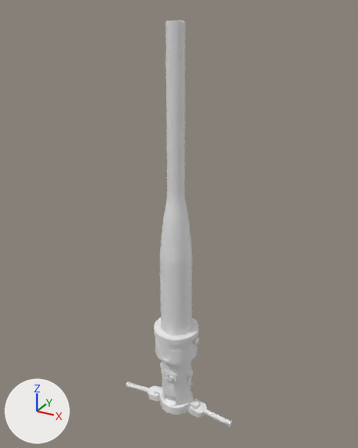
An edit to the Blender file Blender/submarine/periskop/periskop.blend, drawn before and after from the same camera.
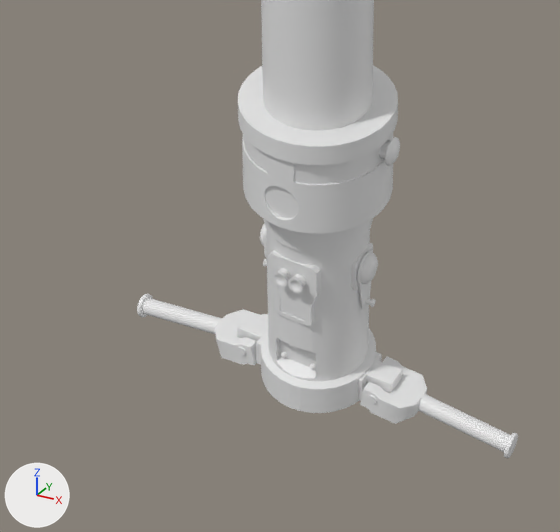
Each version is shown whole from a 50 mm camera at (4.6, -8.24, 0.24) aimed at (-0.03, 0.19, -3.98), then close up on the part from 24% to 68% of the width and 67% to 100% of the height. Every picture has the same lights, and +X, +Y and +Z are marked at lower left. Both versions are drawn at frame 1 of the action 'ArmatureAction'; the numbers are the values there.
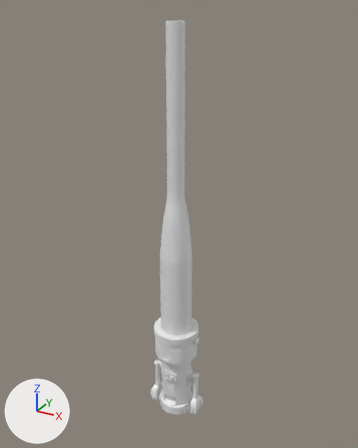
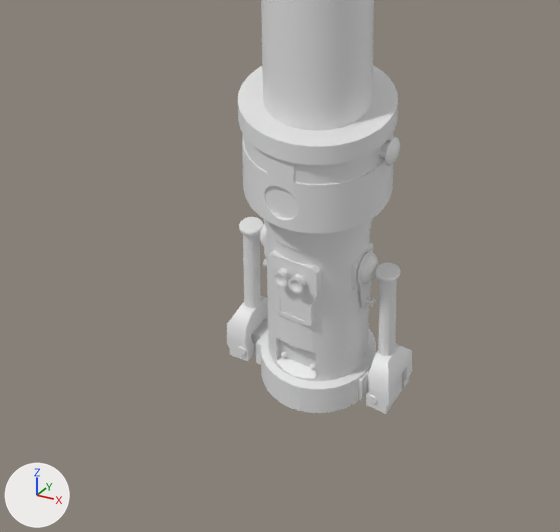
The change, as JSON lines over the scene's bpy script:
```json
{"block": "me_cylinder_026", "where": "me_cylinder_026.from_pydata(...)  # 5361 vertices, 5584 faces; spans x -1.45..1.45, y -0.51..0.51, z -8.8..0.0"}
{"block": "me_cylinder_026", "where": "# used by ob_cylinder_002; location = (0.0, 0.0, 0.0)"}
{"block": "me_cylinder_026", "change": "me_cylinder_026 part 1: the loose piece of 361 vertices spanning x -1.45..-0.4, y -0.2..0.17, z -8.8..-8.53 is turned 97.5 degrees about the y axis through its middle, then moved by (0.41, 0.0, 0.51)"}
{"block": "me_cylinder_026", "change": "me_cylinder_026 part 2: the loose piece of 361 vertices spanning x 0.4..1.45, y -0.17..0.2, z -8.77..-8.53 is turned -95.7 degrees about the y axis through its middle, then moved by (-0.41, 0.0, 0.5)"}
```

Pixel boxes [x1, y1, x2, y2] of what changed, in the close-ups (560 x 532 px; the box of a moved part takes in the faces that stretch with it):
```json
{"object": "Cylinder.002", "change": "reshaped", "before": [137, 0, 518, 459], "after": [227, 0, 412, 414]}
{"part": 1, "of": "me_cylinder_026", "change": "moved or reshaped", "before": [137, 294, 268, 365], "after": [227, 217, 268, 361]}
{"part": 2, "of": "me_cylinder_026", "change": "moved or reshaped", "before": [360, 356, 518, 459], "after": [366, 262, 412, 414]}
```
